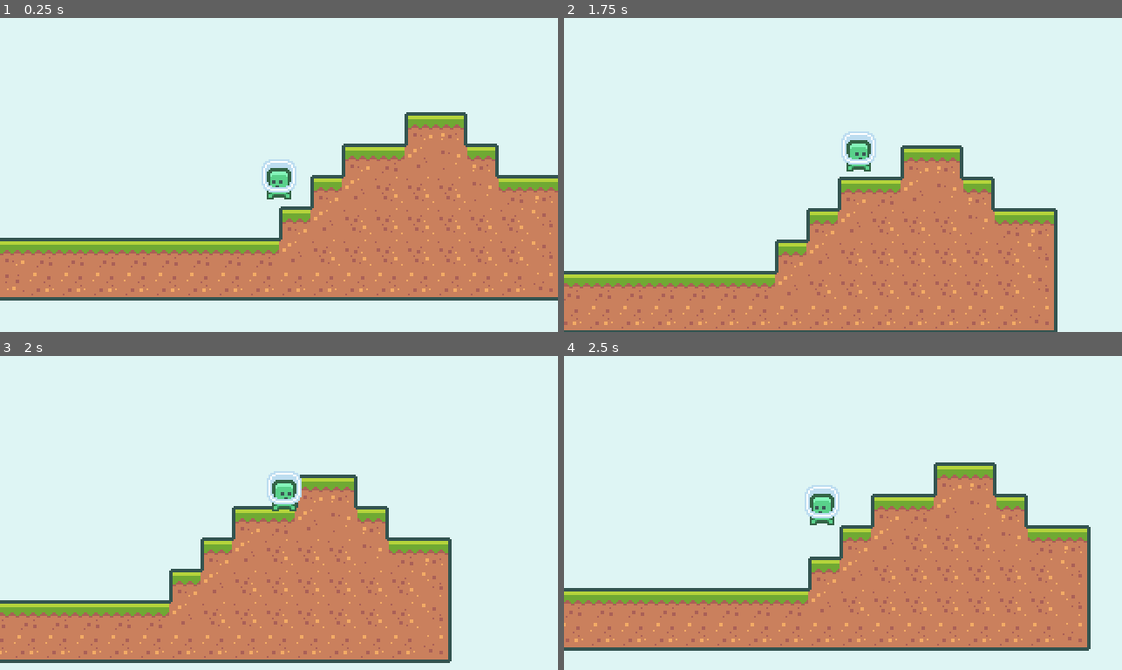
Above: before the commit, frames 1-4 (two rows, left to right).
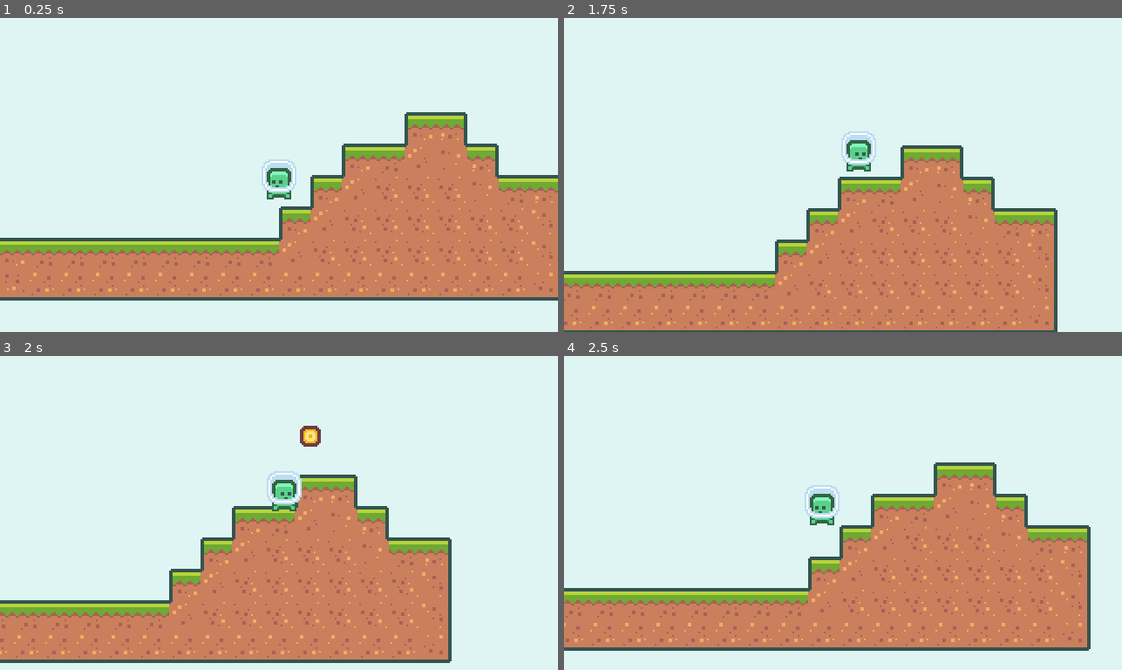
Above: after the commit, the same moments.

Repository: CharbelSahlani/Platformer2D
Game: Godot game, scene res://Scenes/Main.tscn
Two runs of this game, one before a commit and one after it. Both use one fixed random seed, a clock stepped at 60 frames per second and the inputs below.
Inputs:
- Up to frame 1 (0.25 s): no input
- Up to frame 2 (1.75 s): hold D (move_right) from 0.53 s (still down); tap Space (jump) at 0.77, 1.52 s
- Up to frame 3 (2 s): keep holding D (move_right)
- Up to frame 4 (2.5 s): release D (move_right) at 2.03 s; hold A (move_left) from 2.03 s (still down)

Frames 1-2 are identical in both runs. In frame 3, 0.2% of the frame differs, in the area x 53-58%, y 22-29%; in frame 4, nothing differs.

Commit message:
added collectibles

Diff:
--- /dev/null
+++ b/Scenes/Coin.tscn
@@ -0,0 +1,96 @@
+[gd_scene load_steps=8 format=2]
+
+[ext_resource path="res://Assets/coin/tile_0152.png" type="Texture" id=1]
+[ext_resource path="res://Assets/coin/tile_0151.png" type="Texture" id=2]
+[ext_resource path="res://Scripts/Collectibles/Coin.gd" type="Script" id=3]
+
+[sub_resource type="Animation" id=3]
+resource_name = "Idle"
+loop = true
+tracks/0/type = "value"
+tracks/0/path = NodePath("AnimatedSprite:position")
+tracks/0/interp = 1
+tracks/0/loop_wrap = true
+tracks/0/imported = false
+tracks/0/enabled = true
+tracks/0/keys = {
+"times": PoolRealArray( 0, 0.5, 1 ),
+"transitions": PoolRealArray( 1, 1, 1 ),
+"update": 0,
+"values": [ Vector2( 0, 0 ), Vector2( 0, -8 ), Vector2( 0, 0 ) ]
+}
+
+[sub_resource type="Animation" id=4]
+resource_name = "PickUp"
+length = 0.4
+tracks/0/type = "value"
+tracks/0/path = NodePath("AnimatedSprite:position")
+tracks/0/interp = 1
+tracks/0/loop_wrap = true
+tracks/0/imported = false
+tracks/0/enabled = true
+tracks/0/keys = {
+"times": PoolRealArray( 0, 0.2, 0.4 ),
+"transitions": PoolRealArray( 1, 1, 1 ),
+"update": 0,
+"values": [ Vector2( 0, 0 ), Vector2( 0, -16 ), Vector2( 0, -20 ) ]
+}
+tracks/1/type = "value"
+tracks/1/path = NodePath("AnimatedSprite:scale")
+tracks/1/interp = 1
+tracks/1/loop_wrap = true
+tracks/1/imported = false
+tracks/1/enabled = true
+tracks/1/keys = {
+"times": PoolRealArray( 0, 0.2, 0.4 ),
+"transitions": PoolRealArray( 1, 1, 1 ),
+"update": 0,
+"values": [ Vector2( 1, 1 ), Vector2( 1, 1 ), Vector2( 0, 0 ) ]
+}
+tracks/2/type = "method"
+tracks/2/path = NodePath(".")
+tracks/2/interp = 1
+tracks/2/loop_wrap = true
+tracks/2/imported = false
+tracks/2/enabled = true
+tracks/2/keys = {
+"times": PoolRealArray( 0.4 ),
+"transitions": PoolRealArray( 1 ),
+"values": [ {
+"args": [  ],
+"method": "queue_free"
+} ]
+}
+
+[sub_resource type="CircleShape2D" id=2]
+radius = 16.0
+
+[sub_resource type="SpriteFrames" id=1]
+animations = [ {
+"frames": [ ExtResource( 2 ), ExtResource( 1 ) ],
+"loop": true,
+"name": "default",
+"speed": 7.0
+} ]
+
+[node name="Coin" type="Node2D"]
+script = ExtResource( 3 )
+
+[node name="AnimationPlayer" type="AnimationPlayer" parent="."]
+autoplay = "Idle"
+anims/Idle = SubResource( 3 )
+anims/PickUp = SubResource( 4 )
+
+[node name="Area2D" type="Area2D" parent="."]
+collision_layer = 524288
+collision_mask = 524288
+
+[node name="CollisionShape2D" type="CollisionShape2D" parent="Area2D"]
+shape = SubResource( 2 )
+
+[node name="AnimatedSprite" type="AnimatedSprite" parent="."]
+position = Vector2( 0, -20 )
+scale = Vector2( 1e-05, 1e-05 )
+frames = SubResource( 1 )
+frame = 1
+playing = true
--- a/Scenes/Main.tscn
+++ b/Scenes/Main.tscn
@@ -1,8 +1,9 @@
-[gd_scene load_steps=4 format=2]
+[gd_scene load_steps=5 format=2]
 
 [ext_resource path="res://resources/tileset.tres" type="TileSet" id=1]
 [ext_resource path="res://Scenes/Player.tscn" type="PackedScene" id=2]
 [ext_resource path="res://Scenes/GameCamera.tscn" type="PackedScene" id=3]
+[ext_resource path="res://Scenes/Coin.tscn" type="PackedScene" id=4]
 
 [node name="Node" type="Node"]
 
@@ -15,3 +16,9 @@
 [node name="Player" parent="." instance=ExtResource( 2 )]
 
 [node name="GameCamera" parent="." instance=ExtResource( 3 )]
+
+[node name="Coin" parent="." instance=ExtResource( 4 )]
+position = Vector2( 81, -27 )
+
+[node name="Coin2" parent="." instance=ExtResource( 4 )]
+position = Vector2( 117, -9 )
--- a/Scenes/Player.tscn
+++ b/Scenes/Player.tscn
@@ -1,19 +1,22 @@
-[gd_scene load_steps=6 format=2]
+[gd_scene load_steps=7 format=2]
 
 [ext_resource path="res://Assets/Player/character_0000.png" type="Texture" id=1]
 [ext_resource path="res://Scripts/Player/Player.gd" type="Script" id=2]
 [ext_resource path="res://Assets/Player/character_0001.png" type="Texture" id=3]
 
+[sub_resource type="CircleShape2D" id=1]
+radius = 16.0
+
 [sub_resource type="SpriteFrames" id=2]
 animations = [ {
+"frames": [ ExtResource( 3 ) ],
+"loop": true,
+"name": "Jump",
+"speed": 5.0
+}, {
 "frames": [ ExtResource( 1 ) ],
 "loop": true,
 "name": "Idle",
-"speed": 5.0
-}, {
-"frames": [ ExtResource( 3 ) ],
-"loop": true,
-"name": "Jump",
 "speed": 5.0
 }, {
 "frames": [ ExtResource( 1 ), ExtResource( 3 ) ],
@@ -34,6 +37,14 @@
 wait_time = 0.15
 one_shot = true
 
+[node name="Area2D" type="Area2D" parent="."]
+collision_layer = 524288
+collision_mask = 524288
+
+[node name="CollisionShape2D" type="CollisionShape2D" parent="Area2D"]
+position = Vector2( 0, -11 )
+shape = SubResource( 1 )
+
 [node name="AnimatedSprite" type="AnimatedSprite" parent="."]
 frames = SubResource( 2 )
 animation = "Idle"
--- /dev/null
+++ b/Scripts/Collectibles/Coin.gd
@@ -0,0 +1,12 @@
+extends Node2D
+
+func _ready():
+	$Area2D.connect("area_entered", self, "on_area_entered")
+
+#exactly like on collision enter
+func on_area_entered(area2d):
+	$AnimationPlayer.play("PickUp")
+	call_deferred("disable_pickup")
+#prevent the player from picking up the coin again
+func disable_pickup():
+	$Area2D/CollisionShape2D.disabled = true
Binary file added: Assets/coin/tile_0151.png
Not shown, added: Assets/coin/tile_0151.png.import
Binary file added: Assets/coin/tile_0152.png
Not shown, added: Assets/coin/tile_0152.png.import
Not shown: 2 places in Scenes/Player.tscn that only renumber resources
